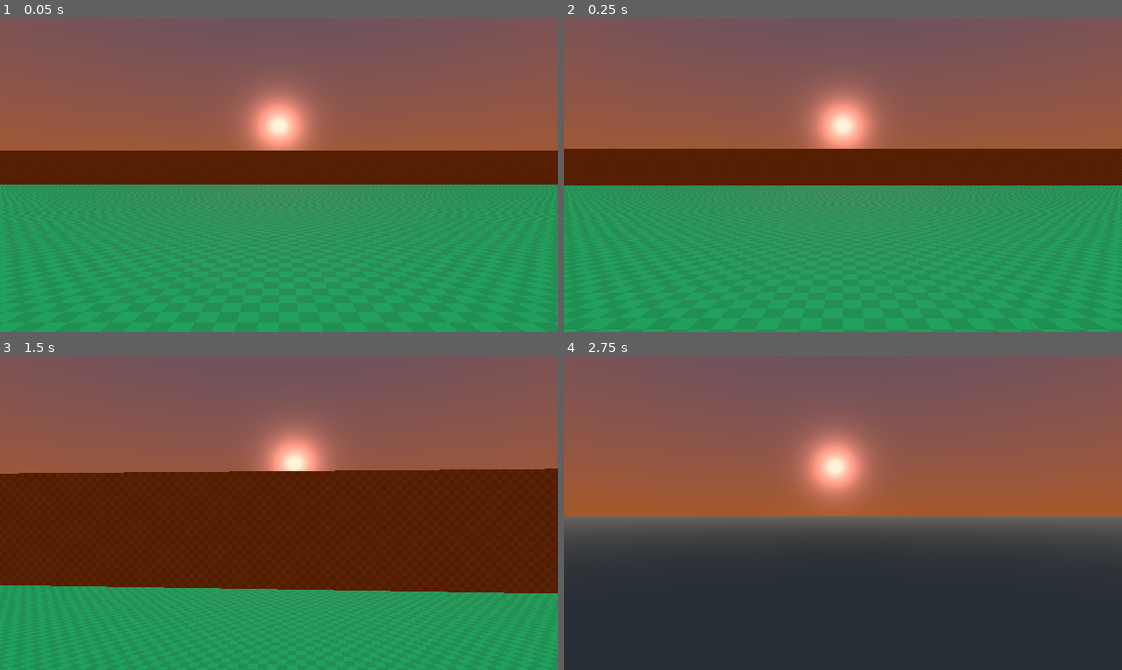
Above: before the commit, frames 1-4 (two rows, left to right).
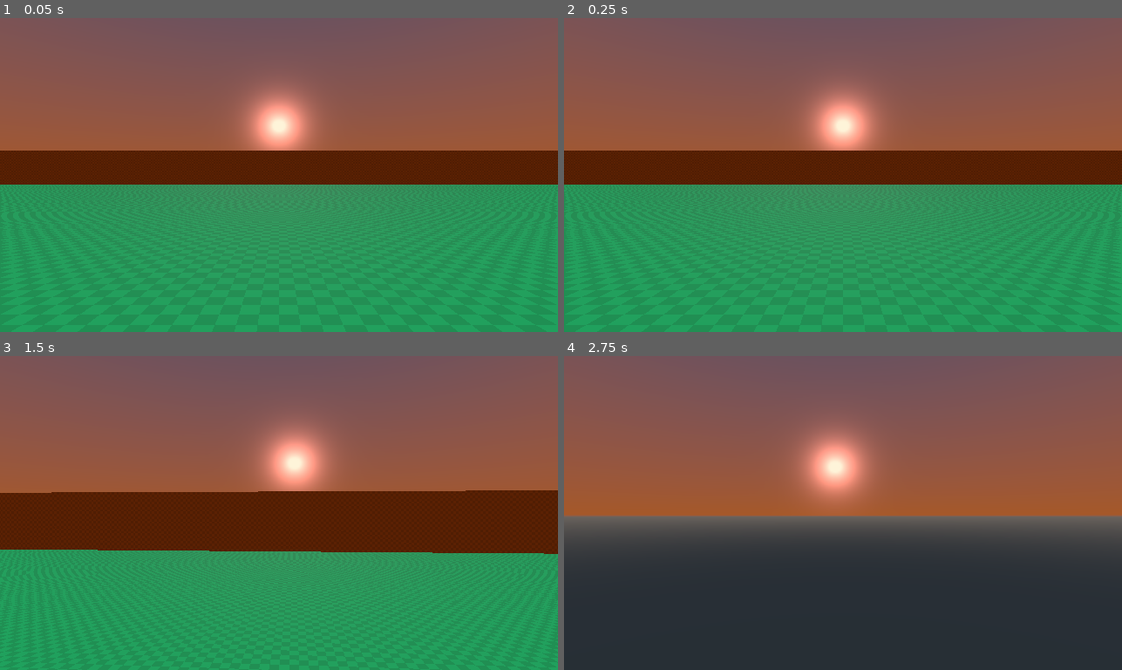
Above: after the commit, the same moments.

Repository: TrickyFatCat/classic-fps-prototype
Game: Godot game, scene res://levels/TestLevel.tscn
Two runs of this game, one before a commit and one after it. Both use one fixed random seed, a clock stepped at 60 frames per second and the inputs below.
Inputs (mouse positions are in pixels of both pictures, inside the frame that each line leads up to):
- Up to frame 1 (0.05 s): no input
- Up to frame 2 (0.25 s): no input
- Up to frame 3 (1.5 s): move the mouse to (306, 513) at 0.52 s; hold , (move_forward) from 0.53 s (still down); tap Space (jump) at 0.77 s; move the mouse to (251, 513) at 1.27 s
- Up to frame 4 (2.75 s): keep holding , (move_forward); tap Space (jump) at 1.52 s; move the mouse to (854, 506) at 2.02 s

The runs differ from the first frame. In frame 2, 0.8% of the frame differs, in the area x 0-100%, y 41-54%; in frame 3, 19%, in the area x 0-100%, y 35-76%; in frame 4, nothing differs.

Commit message:
Fix key bindings and movement direction calculations

Diff:
--- a/project.godot
+++ b/project.godot
@@ -53,13 +53,13 @@
 }
 move_left={
 "deadzone": 0.5,
-"events": [ Object(InputEventKey,"resource_local_to_scene":false,"resource_name":"","device":0,"alt":false,"shift":false,"control":false,"meta":false,"command":false,"pressed":false,"scancode":69,"unicode":0,"echo":false,"script":null)
+"events": [ Object(InputEventKey,"resource_local_to_scene":false,"resource_name":"","device":0,"alt":false,"shift":false,"control":false,"meta":false,"command":false,"pressed":false,"scancode":65,"unicode":0,"echo":false,"script":null)
 , Object(InputEventKey,"resource_local_to_scene":false,"resource_name":"","device":0,"alt":false,"shift":false,"control":false,"meta":false,"command":false,"pressed":false,"scancode":16777231,"unicode":0,"echo":false,"script":null)
  ]
 }
 move_right={
 "deadzone": 0.5,
-"events": [ Object(InputEventKey,"resource_local_to_scene":false,"resource_name":"","device":0,"alt":false,"shift":false,"control":false,"meta":false,"command":false,"pressed":false,"scancode":65,"unicode":0,"echo":false,"script":null)
+"events": [ Object(InputEventKey,"resource_local_to_scene":false,"resource_name":"","device":0,"alt":false,"shift":false,"control":false,"meta":false,"command":false,"pressed":false,"scancode":69,"unicode":0,"echo":false,"script":null)
 , Object(InputEventKey,"resource_local_to_scene":false,"resource_name":"","device":0,"alt":false,"shift":false,"control":false,"meta":false,"command":false,"pressed":false,"scancode":16777233,"unicode":0,"echo":false,"script":null)
  ]
 }
--- a/src/entity/player/player.gd
+++ b/src/entity/player/player.gd
@@ -39,13 +39,15 @@
 func _physics_process(delta: float) -> void:
 	var current_move_direction : Vector3 = _move_direction
 
-	if _move_direction == Vector3.ZERO and (abs(velocity.x) != 0 or abs(velocity.z) != 0):
-		current_move_direction = velocity.normalized()
+	#if _move_direction == Vector3.ZERO and (abs(velocity.x) != 0 or abs(velocity.z) != 0):
+		#current_move_direction = velocity.normalized()
 
 	if not ignore_rotation:
 		current_move_direction = current_move_direction.rotated(Vector3.UP, rotation.y)
 	var drag_vec : Vector3 = Vector3(drag, 0, drag)
 	velocity += acceleration * current_move_direction - velocity * drag_vec + gravity * Vector3.DOWN * delta
+	velocity.x = clamp(velocity.x, -speed_max, speed_max)
+	velocity.z = clamp(velocity.z, -speed_max, speed_max)
 	velocity = move_and_slide(velocity, Vector3.UP)
 
 
@@ -57,7 +59,7 @@
 
 
 func _calculate_move_direction() -> void:
-	_move_direction.x = Input.get_action_strength("move_left") - Input.get_action_strength("move_right")
+	_move_direction.x = Input.get_action_strength("move_right") + Input.get_action_strength("move_left")
 	_move_direction.z = Input.get_action_strength("move_backward") - Input.get_action_strength("move_forward")
 	_move_direction = _move_direction.normalized()
 
